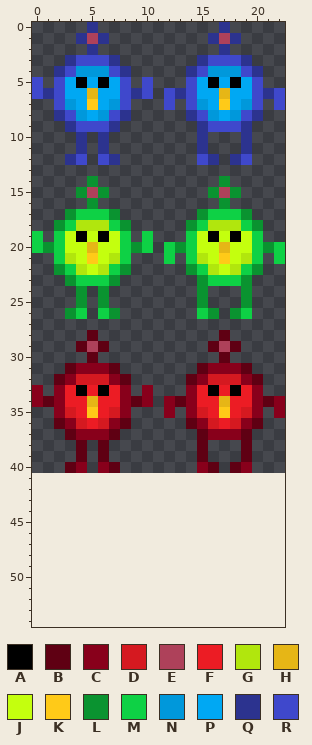
Pixel-art sprite, stored at client/img/bird.png. That is the earlier state.
The file is 23x41 pixels. The old version is drawn lined up with the new one, on the new canvas.
Palette (. is transparent): A #000000  B #5f0013  C #88001b  D #d51920  E #ae415a  F #ec1c24  G #b1e60d  H #e6b616  J #c4ff0e  K #ffca18  L #0a9330  M #0ed145  N #0098db  P #00a8f3  Q #2c338f  R #3f48cc
Pixels before, first column x 0:
 0 .....Q...........Q.....
 1 ....QEQ.........QEQ....
 2 .....Q...........Q.....
 3 ...QRRRQ.......QRRRQ...
 4 ..QRNNNRQ.....QRNNNRQ..
 5 R.RPAPAPR.R...RPAPAPR..
 6 RQRPPHPPRQR.RQRPPHPPRQR
 7 ..RNPKPNR...R.RNPKPNR.R
 8 ..QRNPNRQ.....QRNPNRQ..
 9 ...QRRRQ.......QRRRQ...
10 ....Q.Q........Q...Q...
11 ....Q.Q........Q...Q...
12 ...QR.RQ.......RQ.QR...
13 .......................
14 .....L...........L.....
15 ....LEL.........LEL....
16 .....L...........L.....
17 ...LMMML.......LMMML...
18 ..LMGGGML.....LMGGGML..
19 M.MJAJAJM.M...MJAJAJM..
20 MLMJJHJJMLM.MLMJJHJJMLM
21 ..MGJKJGM...M.MGJKJGM.M
22 ..LMGJGML.....LMGJGML..
23 ...LMMML.......LMMML...
24 ....L.L........L...L...
25 ....L.L........L...L...
26 ...LM.ML.......ML.LM...
27 .......................
28 .....B...........B.....
29 ....BEB.........BEB....
30 .....B...........B.....
31 ...BCCCB.......BCCCB...
32 ..BCDDDCB.....BCDDDCB..
33 C.CFAFAFC.C...CFAFAFC..
34 CBCFFHFFCBC.CBCFFHFFCBC
35 ..CDFKFDC...C.CDFKFDC.C
36 ..BCDFDCB.....BCDFDCB..
37 ...BCCCB.......BCCCB...
38 ....B.B........B...B...
39 ....B.B........B...B...
40 ...BC.CB.......CB.BC...
Now the later version:
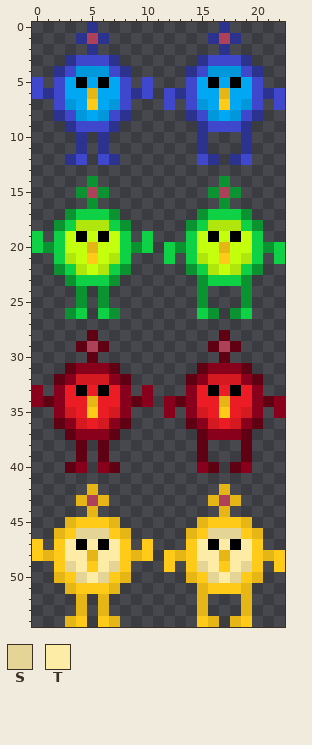
Colours new in this view: S #e4d596  T #fdeca6
The exact change:
canvas 23x41 -> 23x55
The author put colour A in row 47 at x 4, 6, 16 and 18.
The author put colour E in row 43 at x 5 and 17.
The author put colour H in row 42 at x 5 and 17; in row 43 at x 4, 6, 16 and 18; in row 44 at x 5 and 17; in row 45 at x 3, 7, 15 and 19; in row 46 at x 2, 8, 14 and 20; in row 48 at x 1, 5, 9, 13, 17 and 21.
The author put colour H in row 50 at x 2, 8, 14 and 20; in row 51 at x 3, 7, 15 and 19; in rows 52 to 53 at x 4, 6, 15 and 19; in row 54 at x 3, 7, 16 and 18.
The author put colour K in row 45 at x 4 to 6 and 16 to 18; in row 46 at x 3, 7, 15 and 19; in row 47 at x 0, 2, 8, 10, 14 and 20; in row 48 at x 0, 2, 8, 10, 12, 14, 20 and 22; in row 49 at x 2, 5, 8, 12, 14, 17, 20 and 22; in row 50 at x 3, 7, 15 and 19.
The author put colour K in row 51 at x 4 to 6 and 16 to 18; in row 54 at x 4, 6, 15 and 19.
The author put colour S in row 46 at x 4 to 6 and 16 to 18; in row 49 at x 3, 7, 15 and 19; in row 50 at x 4, 6, 16 and 18.
The author put colour T in row 47 at x 3, 5, 7, 15, 17 and 19; in row 48 at x 3 to 4, 6 to 7, 15 to 16 and 18 to 19; in row 49 at x 4, 6, 16 and 18; in row 50 at x 5 and 17.
Where, in picture pixels (left, top, right, bottom), the same in both pictures:
added: (32, 484, 285, 627)
